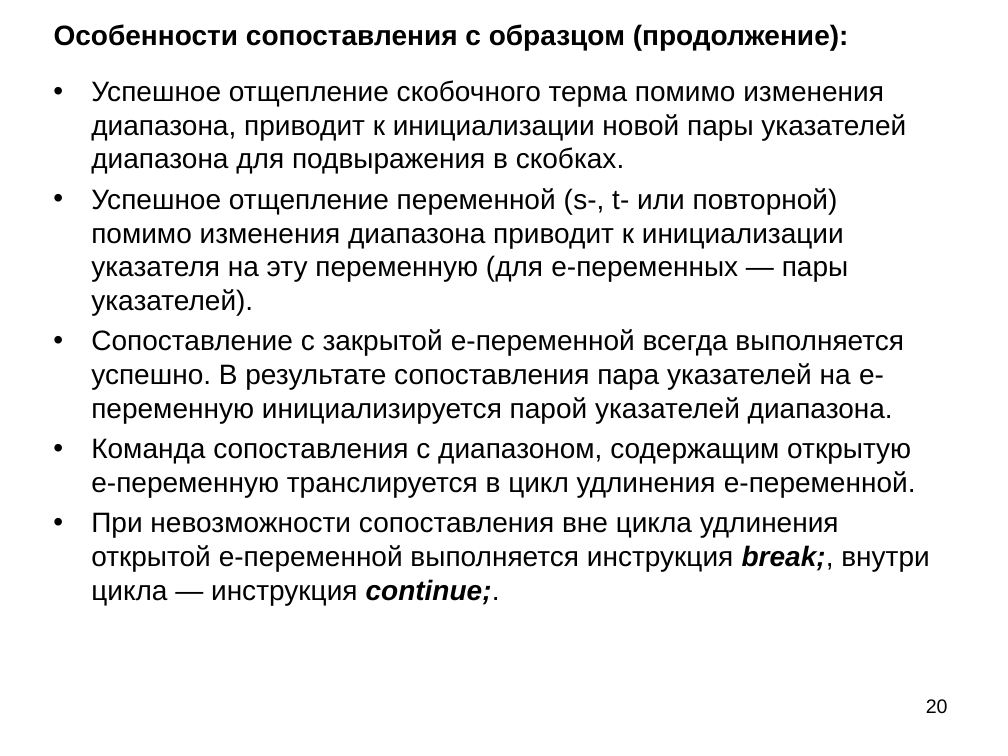
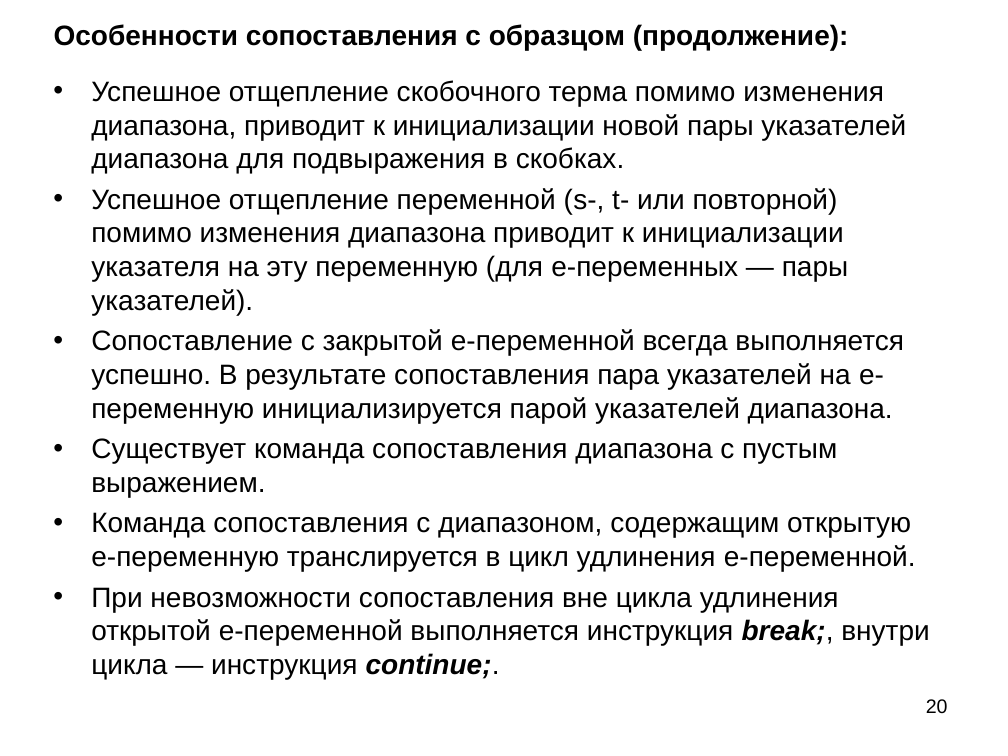
Before and after one commit to Mazdaywik/Refal-05, a slide deck: slide 20 of doc/Компилятор Простого Рефала.ppt. Drawn at 1008x756 pixels with LibreOffice and Linux fonts; fonts in the diff are those of the drawing. Boxes give left, top, right and bottom in pixels: in the first picture for what was removed or moved away, otherwise in the second. Text is boxed around its words. In the diff, an @@ line names an element or a change of style, - is before the commit and + after.

```diff
--- a/doc/Компилятор Простого Рефала.ppt
+++ b/doc/Компилятор Простого Рефала.ppt
@@ text at (91,438,837,497): paragraph added @@
+• Существует команда сопоставления диапазона с пустым выражением.
```
Also in this commit, not shown: 2 other files.
